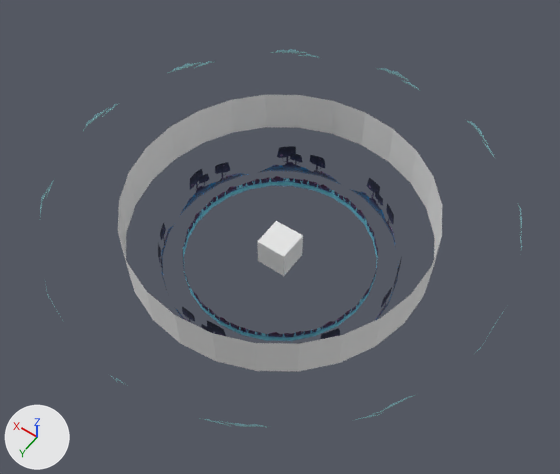
An edit to the glTF model models/scene1/scene1.gltf, drawn before and after from the same camera.
Camera for both pictures: a 50 mm camera at (-16.9, 23.7, 38.4) aimed at (-0.4, 0.6, 2.1). Every picture has the same lights, and +X, +Y and +Z are marked at lower left. Where no turn or scale is listed for an object, it has been applied to the vertices.
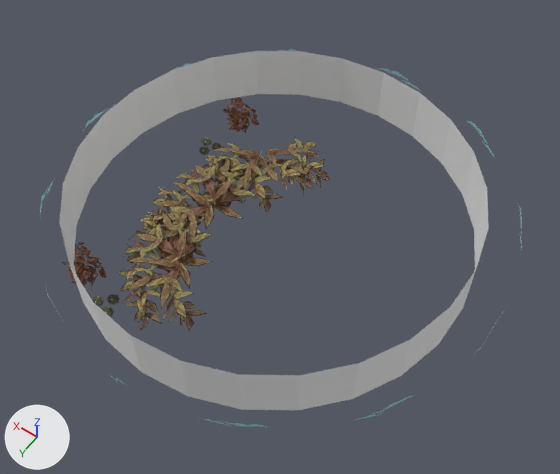
The newer file is also rescaled (x0.777), turned or shifted as a whole; pictures and numbers use the older file's frame.

Where the change shows, as pixel boxes [x1, y1, x2, y2] in the pictures (560 x 474 px):
```json
{"object": "Cylinder.002", "change": "moved, rescaled", "before": [118, 95, 442, 371], "after": [59, 51, 489, 410], "on screen": "33% wider, 30% taller"}
{"object": "Plane.005_0", "change": "added", "after": [62, 98, 330, 331], "on screen": "brown"}
{"object": "Cylinder.001", "change": "deleted", "before": [183, 176, 378, 341]}
{"object": "Cylinder", "change": "deleted", "before": [158, 146, 402, 344], "on screen": "blue"}
{"object": "Cube", "change": "deleted", "before": [257, 221, 303, 276]}
```

The change, as JSON lines over the scene's bpy script:
```json
{"op": "add", "block": "img_plants002_basecolor", "code": ["img_plants002_basecolor = load_image('plants002_baseColor', 'textures/plants002_baseColor.jpg', 2048, 2048, 'sRGB')"]}
{"op": "add", "block": "mat_plants002", "code": ["mat_plants002 = principled_material('plants002')", "mat_plants002.texture = img_plants002_basecolor", "mat_plants002.roughness = 1.0"]}
{"op": "add", "block": "me_plane_005_0", "code": ["me_plane_005_0 = bpy.data.meshes.new('Plane.005_0')", "me_plane_005_0.from_pydata(...)  # 2766 vertices, 2414 faces; spans x 0.7..10.5, y -11.6..7.1, z -0.2..3.1", "me_plane_005_0.materials.append(mat_plants002)  # picture img_plants002_basecolor"]}
{"op": "remove", "block": "ob_cube", "code": ["ob_cube = bpy.data.objects.new('Cube', me_cube_002)", "ob_cube.location = (0.0, 0.0, 0.0)"]}
{"op": "remove", "block": "ob_cylinder", "code": ["ob_cylinder = bpy.data.objects.new('Cylinder', me_cylinder)", "ob_cylinder.location = (0.0, 0.0, 0.0)"]}
{"op": "remove", "block": "ob_cylinder_001", "code": ["ob_cylinder_001 = bpy.data.objects.new('Cylinder.001', me_cylinder_001)", "ob_cylinder_001.location = (0.0, 0.0, 0.0)"]}
{"op": "set", "path": "ob_cylinder_002.location", "old": "(0.0, 0.0, 0.0)", "new": "(0.4, 0.0, 0.0)"}
{"op": "set", "path": "ob_cylinder_002.scale", "old": "(1.0, 1.0, 1.0)", "new": "(1.29, 1.29, 1.29)"}
{"op": "add", "block": "ob_plane_005_0", "code": ["ob_plane_005_0 = bpy.data.objects.new('Plane.005_0', me_plane_005_0)", "ob_plane_005_0.location = (0.19, 2.57, -1.19)"]}
```
